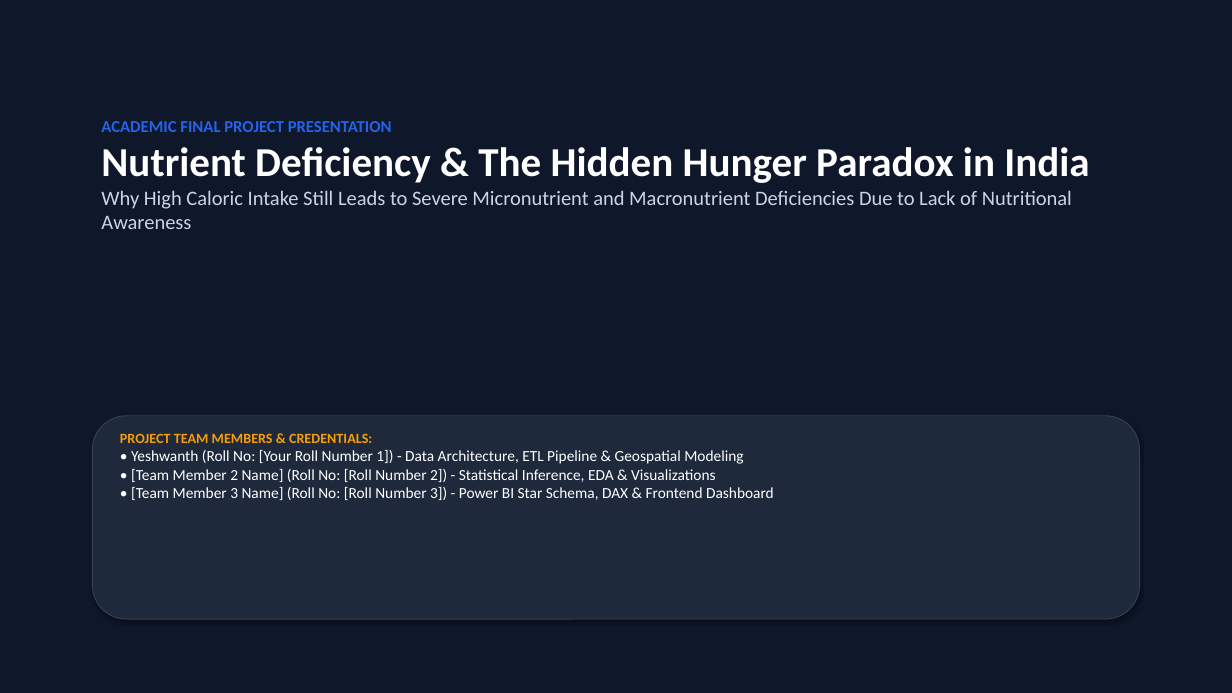
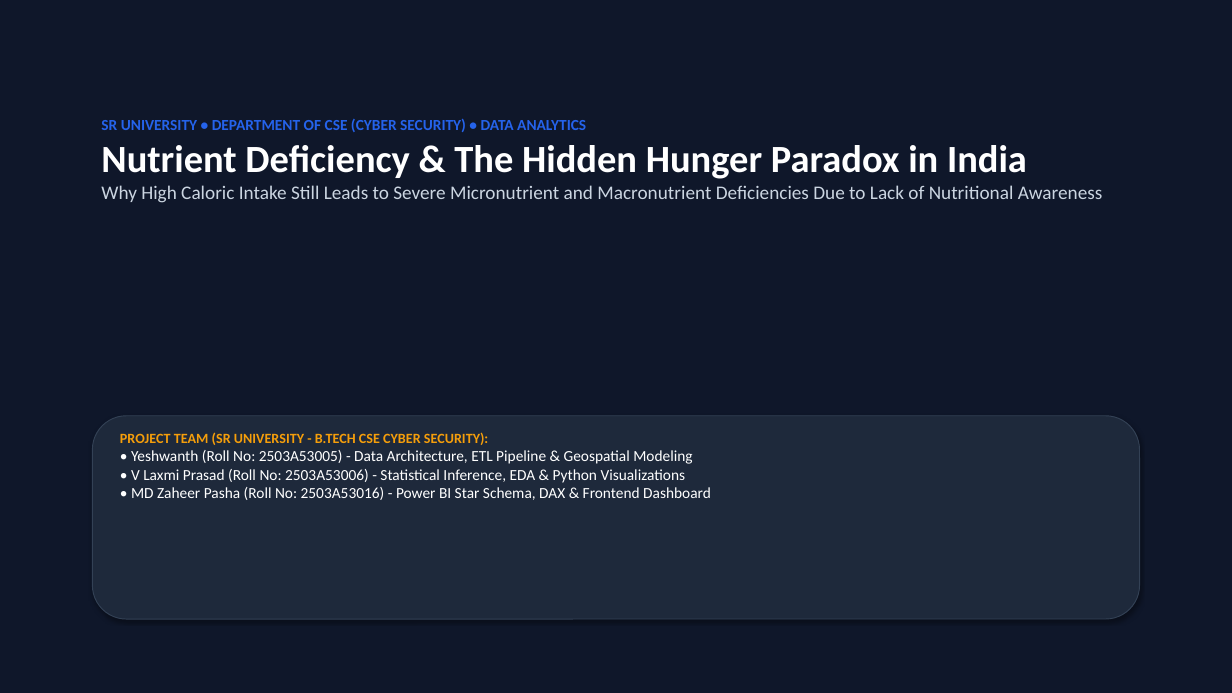
Before and after one commit to yeshwanthkushi25-glitch/india-nutrient-deficiency-analytics, a slide deck: slide 1 of google_classroom_submission/Project_PPT.pptx. Drawn at 1232x693 pixels with LibreOffice and Linux fonts; fonts in the diff are those of the drawing. Boxes give left, top, right and bottom in pixels: in the first picture for what was removed or moved away, otherwise in the second. Text is boxed around its words. In the diff, an @@ line names an element or a change of style, - is before the commit and + after.

Commit message:
docs: update team member details (SR University, CSE Cyber Security, Data Analytics)

```diff
--- a/google_classroom_submission/Project_PPT.pptx
+++ b/google_classroom_submission/Project_PPT.pptx
@@ text at <box>101,119,586,132</box>: text changed; size 13 to 12 pt @@
-ACADEMIC FINAL PROJECT PRESENTATION
+SR UNIVERSITY • DEPARTMENT OF CSE (CYBER SECURITY) • DATA ANALYTICS
@@ text at <box>101,145,1103,203</box>: size 32 to 30 pt in "Nutrient Deficiency & The Hidden Hunger Paradox ..."; size 16 to 15 pt in "Why High Caloric Intake Still Leads to ..." @@
@@ text at <box>120,432,711,500</box>: text changed @@
-PROJECT TEAM MEMBERS & CREDENTIALS:
-• Yeshwanth (Roll No: [Your Roll Number 1]) - Data Architecture, ETL Pipeline & Geospatial Modeling
-• [Team Member 2 Name] (Roll No: [Roll Number 2]) - Statistical Inference, EDA & Visualizations
-• [Team Member 3 Name] (Roll No: [Roll Number 3]) - Power BI Star Schema, DAX & Frontend Dashboard
+PROJECT TEAM (SR UNIVERSITY - B.TECH CSE CYBER SECURITY):
+• Yeshwanth (Roll No: 2503A53005) - Data Architecture, ETL Pipeline & Geospatial Modeling
+• V Laxmi Prasad (Roll No: 2503A53006) - Statistical Inference, EDA & Python Visualizations
+• MD Zaheer Pasha (Roll No: 2503A53016) - Power BI Star Schema, DAX & Frontend Dashboard
```
Also in this commit, not shown: 13 other files.
